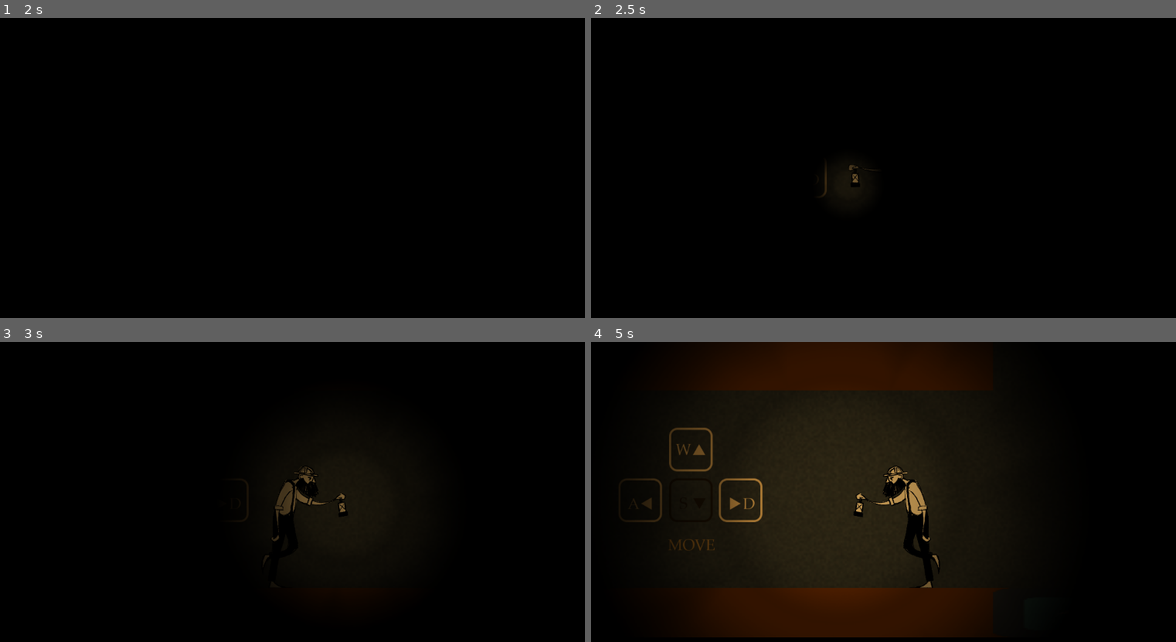
Above: before the commit, frames 1-4 (two rows, left to right).
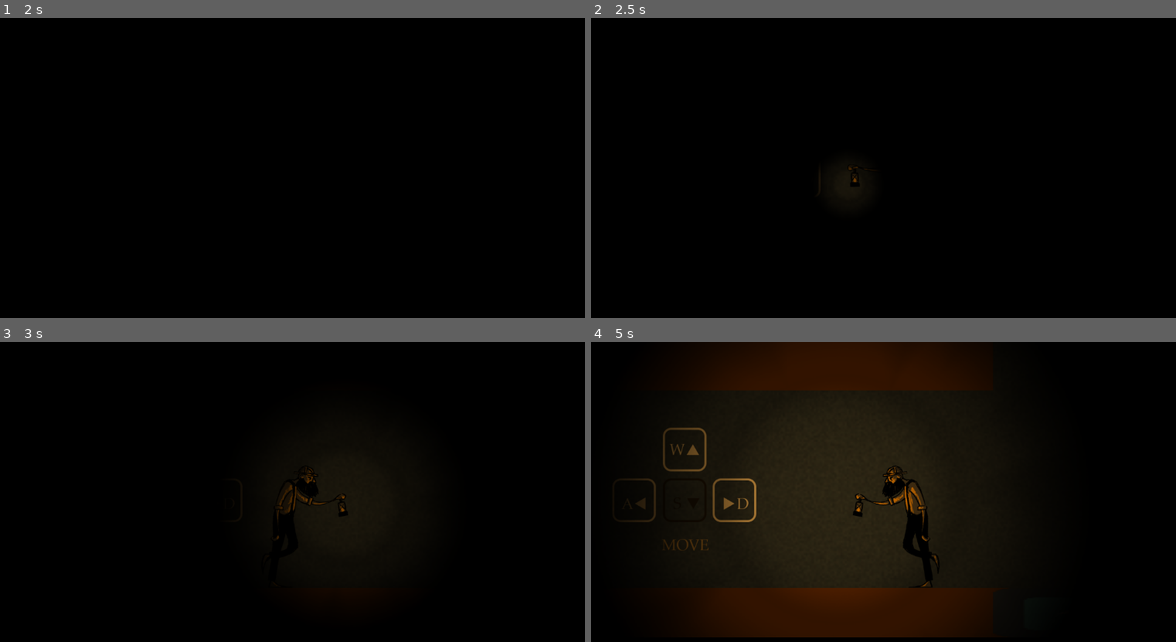
Above: after the commit, the same moments.

Repository: HedgeLizards/GGJ21
Game: Godot game, scene res://scenes/World.tscn
The game is run twice, just before and just after one commit, with the same random seed, the same clock (stepped at 60 frames per second) and the same inputs. This scene is started directly instead of the project's main scene. The engine's default icon, where the game draws it, is replaced by a stand-in: a white triangle on a blue panel in a dark square. Sound files missing from this copy of the repository are replaced by a short silence.
Inputs (mouse positions are in pixels of both pictures, inside the frame that each line leads up to):
- Up to frame 1 (2 s): tap Enter at 0.5 s; move the mouse to (438, 180) at 0.52 s; hold F (interact) 0.53-1.28 s; hold Right (right) from 0.53 s (still down); tap Up (up) at 0.77, 1.07, 1.52, 1.82 s; tap Space at 1.25 s; move the mouse to (181, 216) at 1.27 s; tap C (switch) at 1.35 s
- Up to frame 2 (2.5 s): tap Enter at 2 s; move the mouse to (959, 120) at 2.02 s; release Right (right) at 2.03 s; hold Left (left) from 2.03 s (still down); hold F (interact) from 2.03 s (still down)
- Up to frame 3 (3 s): move the mouse to (274, 594) at 2.77 s; release Left (left) at 2.78 s; release F (interact) at 2.78 s; hold Right (right) from 2.78 s (still down); tap C (switch) at 2.85 s
- Up to frame 4 (5 s): tap Up (up) at 3.02, 3.32, 3.77, 4.07, 4.52, 4.82 s; move the mouse to (1082, 576) at 3.52 s; hold F (interact) 3.53-4.28 s; move the mouse to (708, 468) at 4.27 s; release Right (right) at 4.28 s; hold Left (left) from 4.28 s (still down); tap C (switch) at 4.35 s

Frame 1 is identical in both runs. In frame 2, less than 0.1% of the frame differs, in the area x 39-47%, y 48-60%; in frame 3, 0.4%; in frame 4, 1.6%, in the area x 6-60%, y 28-82%.

Commit message:
Revert "Merge branch 'miner'"
This reverts commit e26a2d5226b2db42f7fb841dfca0dad73de2411b, reversing
changes made to 47b4acd7d51adfccdb314a596ee4e5550f5296a4.

Diff:
--- a/scenes/Environment.tscn
+++ b/scenes/Environment.tscn
@@ -155,7 +155,7 @@
 }
 
 [node name="Instructions1" type="Sprite" parent="."]
-position = Vector2( 2292, -384 )
+position = Vector2( 2280, -384 )
 scale = Vector2( 0.8, 0.8 )
 texture = ExtResource( 7 )
 
--- a/scenes/Miner.tscn
+++ b/scenes/Miner.tscn
@@ -1,8 +1,7 @@
-[gd_scene load_steps=19 format=2]
+[gd_scene load_steps=17 format=2]
 
 [ext_resource path="res://scenes/Lantern.tscn" type="PackedScene" id=1]
 [ext_resource path="res://scripts/Miner.gd" type="Script" id=2]
-[ext_resource path="res://assets/miner/miner_idle_0.png" type="Texture" id=3]
 [ext_resource path="res://assets/sounds/STEP_3.wav" type="AudioStream" id=4]
 [ext_resource path="res://assets/sounds/STEP_2.wav" type="AudioStream" id=5]
 [ext_resource path="res://assets/miner/miner_walk_0.png" type="Texture" id=6]
@@ -15,22 +14,21 @@
 [ext_resource path="res://assets/miner/miner_walk_7.png" type="Texture" id=13]
 [ext_resource path="res://assets/sounds/STEP_1.wav" type="AudioStream" id=14]
 [ext_resource path="res://assets/sounds/STEP_4.wav" type="AudioStream" id=15]
-[ext_resource path="res://assets/miner/miner_idle_1.png" type="Texture" id=16]
 
 [sub_resource type="RectangleShape2D" id=1]
 extents = Vector2( 50, 100 )
 
 [sub_resource type="SpriteFrames" id=2]
 animations = [ {
-"frames": [ ExtResource( 3 ), ExtResource( 16 ) ],
+"frames": [ ExtResource( 11 ), ExtResource( 9 ) ],
 "loop": true,
 "name": "idle",
-"speed": 6.0
+"speed": 5.0
 }, {
 "frames": [ ExtResource( 6 ) ],
-"loop": false,
+"loop": true,
 "name": "jump",
-"speed": 0.0
+"speed": 5.0
 }, {
 "frames": [ ExtResource( 6 ), ExtResource( 12 ), ExtResource( 11 ), ExtResource( 9 ), ExtResource( 10 ), ExtResource( 8 ), ExtResource( 7 ), ExtResource( 13 ) ],
 "loop": true,
@@ -48,9 +46,9 @@
 shape = SubResource( 1 )
 
 [node name="Sprite" type="AnimatedSprite" parent="."]
-scale = Vector2( 0.285, 0.285 )
+scale = Vector2( 0.75, 0.75 )
 frames = SubResource( 2 )
-animation = "idle"
+animation = "jump"
 
 [node name="Hand" type="Node2D" parent="."]
 position = Vector2( 85, -30 )
Binary file removed: assets/miner/miner_idle_0.png
Not shown, removed: assets/miner/miner_idle_0.png.import
Binary file removed: assets/miner/miner_idle_1.png
Not shown, removed: assets/miner/miner_idle_1.png.import
Binary file changed: assets/miner/miner_walk_0.png
Binary file changed: assets/miner/miner_walk_1.png
Binary file changed: assets/miner/miner_walk_2.png
Binary file changed: assets/miner/miner_walk_3.png
Binary file changed: assets/miner/miner_walk_4.png
Binary file changed: assets/miner/miner_walk_5.png
Binary file changed: assets/miner/miner_walk_6.png
Binary file changed: assets/miner/miner_walk_7.png
